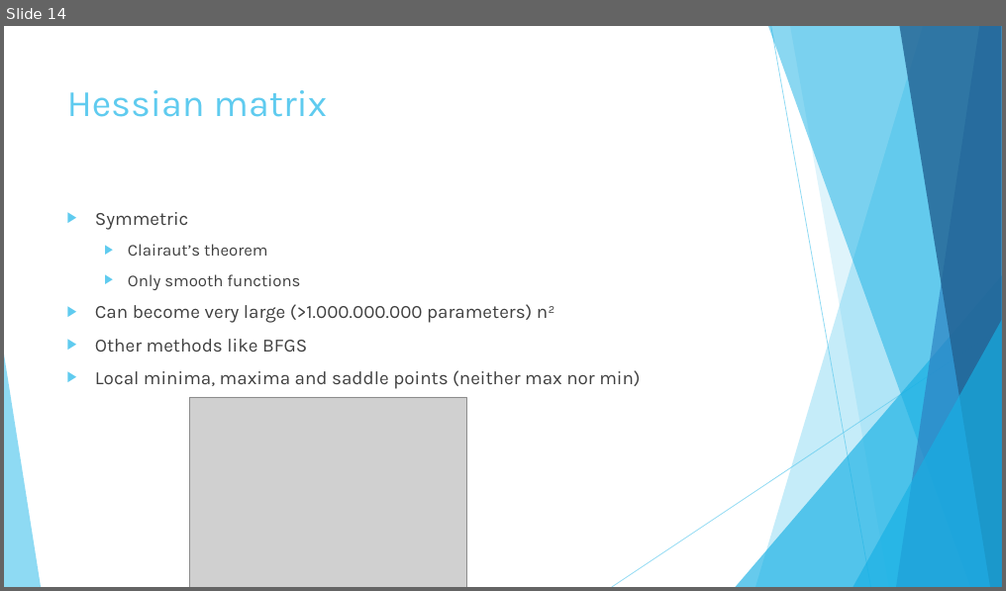
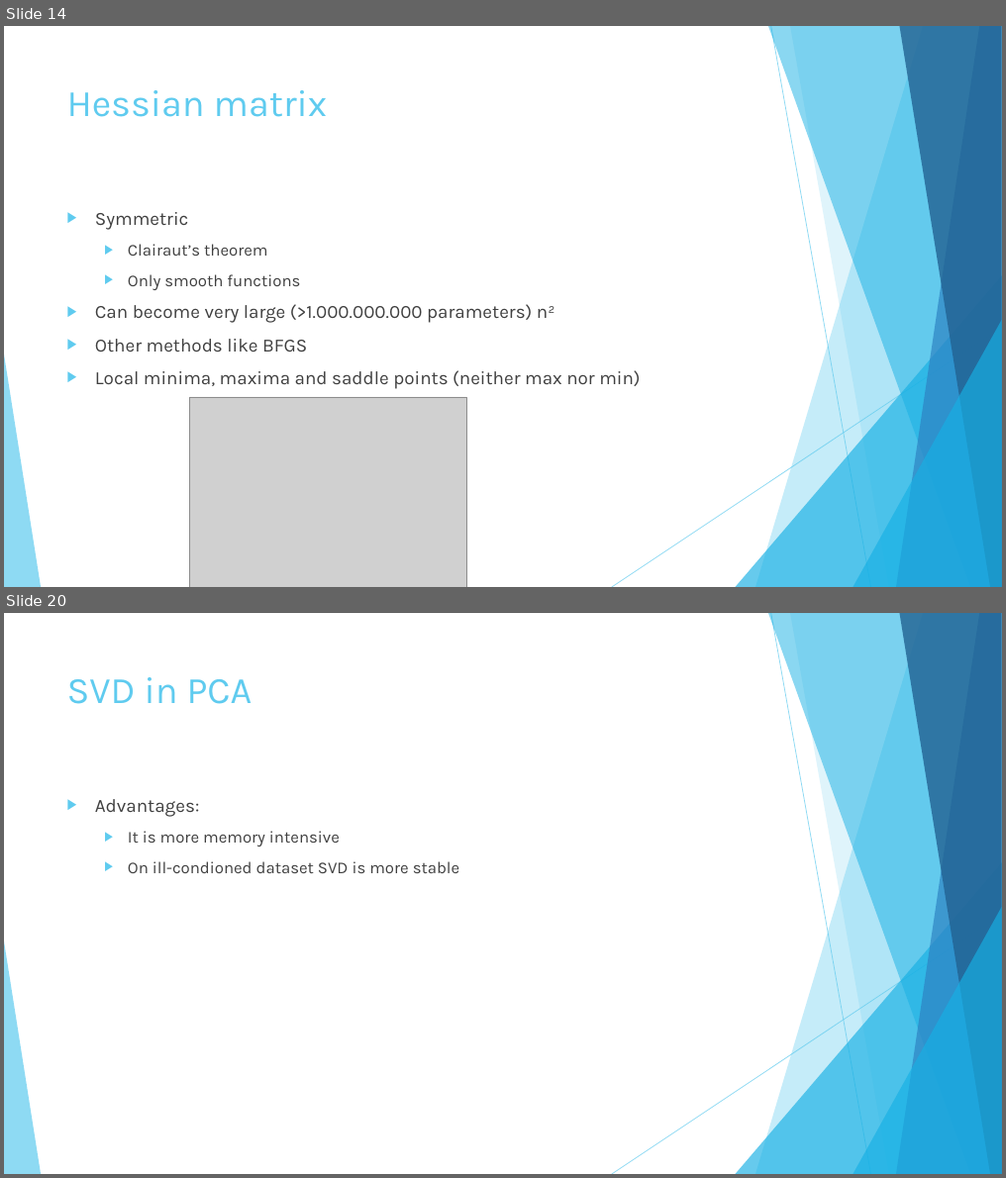
Before and after one commit to johnstegink/ReportAI2025, a slide deck: Presentatie.pptx. Shown one above the other, each under a label of ours: slide 14 before the commit, slides 14 and 20 after it; the slides between them are not shown. The pictures are 1006x591 and 1006x1178 pixels, drawn with LibreOffice and Linux fonts; fonts in the diff are those of the drawing; grey boxes stand for pictures. Boxes give left, top, right and bottom in pixels: in the first picture for what was removed or moved away, otherwise in the second. Text is boxed around its words. In the diff, an @@ line names an element or a change of style, - is before the commit and + after.

```diff
--- a/Presentatie.pptx
+++ b/Presentatie.pptx
@@ slide 20 added at <box>4,613,1002,1174</box>, background #FFFFFF; not listed: 10 template elements that a slide beside it also shows @@
@@ title added at <box>67,677,252,704</box>, 36 pt, text #5FCBEF @@
+SVD in PCA
@@ text added at <box>95,799,460,873</box>, 16 pt, text #404040 @@
+▶ Advantages:
+  ▶ It is more memory intensive
+  ▶ On ill-condioned dataset SVD is more stable
```
Also in this commit, not shown: 10 other slides added, 9 slides removed, 2 other files.
